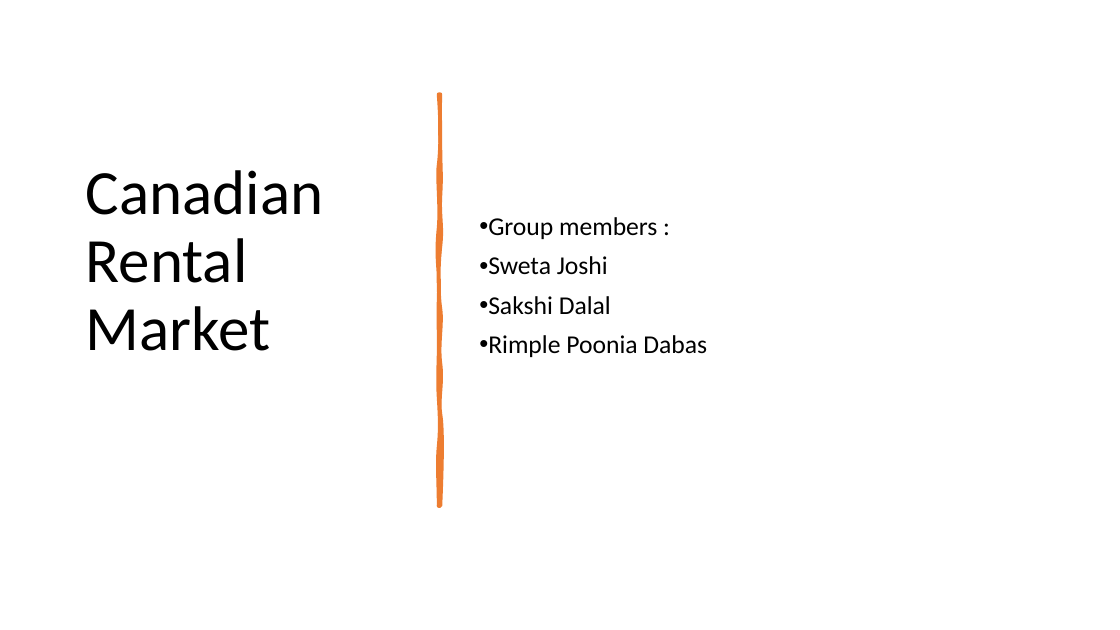
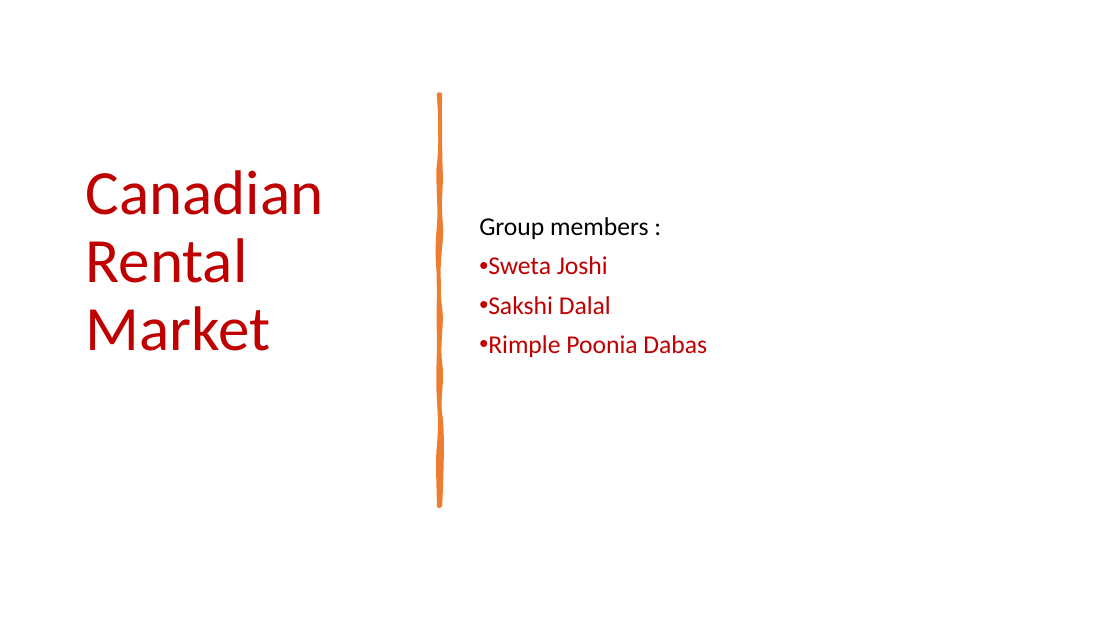
Before and after one commit to joshi-swetam/Interactive-Visualizations_Canadian_Rental_market, a slide deck: slide 1 of Slide deck/Slide deck.pptx. Drawn at 1120x630 pixels with LibreOffice and Linux fonts; fonts in the diff are those of the drawing. Boxes give left, top, right and bottom in pixels: in the first picture for what was removed or moved away, otherwise in the second. Text is boxed around its words. In the diff, an @@ line names an element or a change of style, - is before the commit and + after.

```diff
--- a/Slide deck/Slide deck.pptx
+++ b/Slide deck/Slide deck.pptx
@@ text "Canadian Rental Market" at box(86, 170, 324, 351): text colour #000000 to #C00000 @@
@@ subtitle "Group members :" at box(479, 217, 707, 357): text colour #000000 to #C00000 in "Sweta Joshi", "Sakshi Dalal", "Rimple Poonia Dabas"; bullet • to none @@
```
Also in this commit, not shown: 1 slide added.
